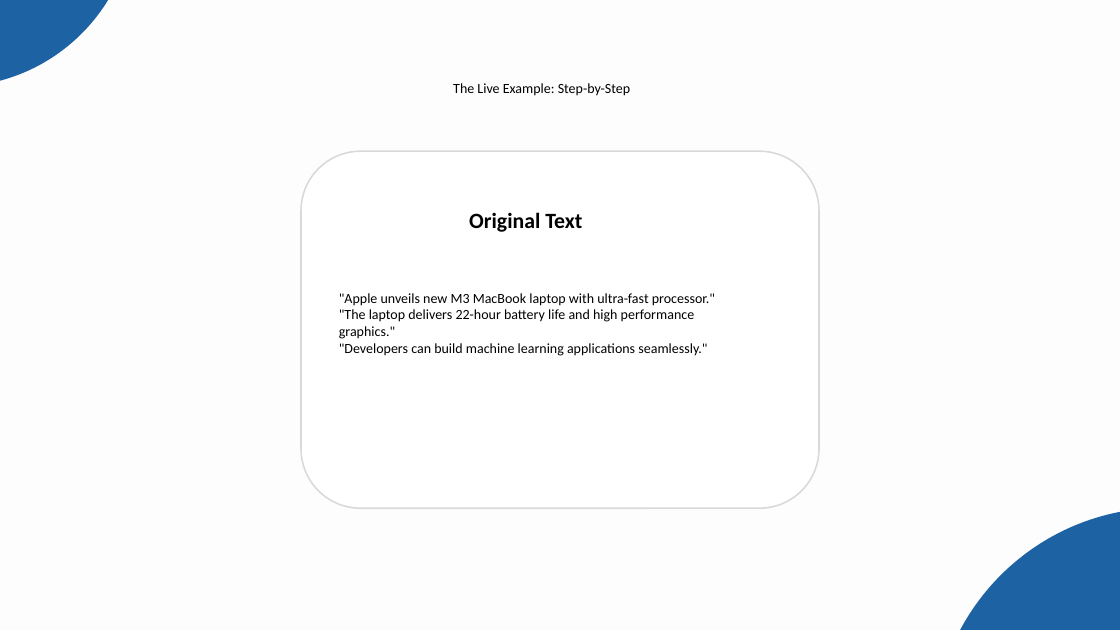
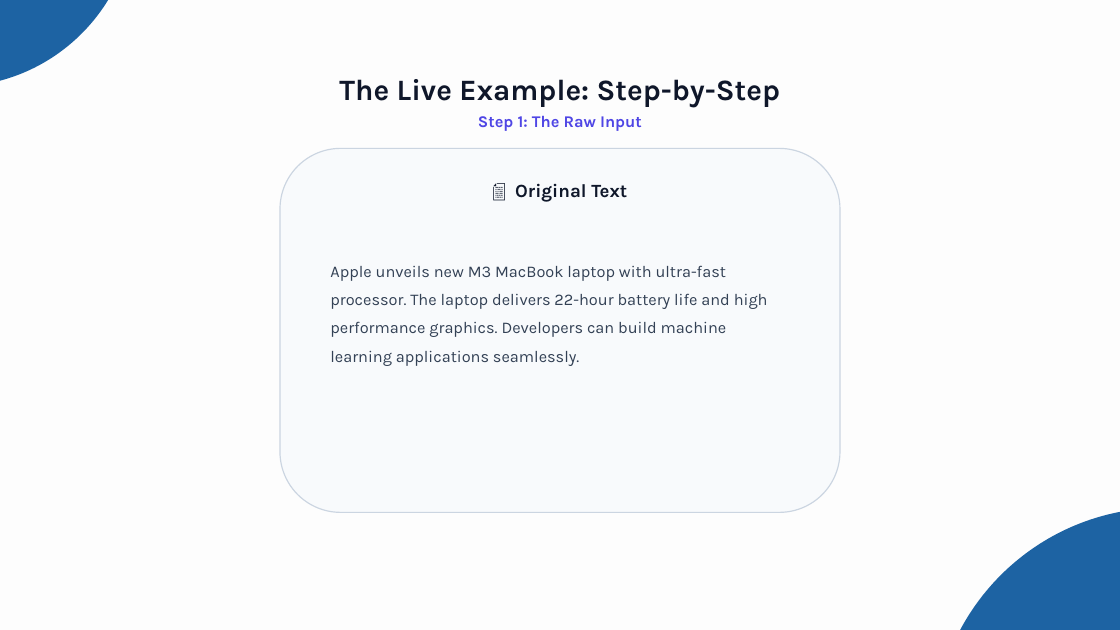
Before and after one commit to Abhijeet0848/NewsLens, a slide deck: slide 9 of docs/NewsScope_Presentation.pptx. Drawn at 1120x630 pixels with LibreOffice and Linux fonts; fonts in the diff are those of the drawing. Boxes give left, top, right and bottom in pixels: in the first picture for what was removed or moved away, otherwise in the second. Text is boxed around its words. In the diff, an @@ line names an element or a change of style, - is before the commit and + after.

```diff
--- a/docs/NewsScope_Presentation.pptx
+++ b/docs/NewsScope_Presentation.pptx
@@ text "The Live Example: Step-by-Step": place and size @@
-text "The Live Example: Step-by-Step" at box(453, 83, 630, 96)
+text "The Live Example: Step-by-Step" at box(339, 79, 780, 131)
@@ text at box(339, 79, 780, 108): size 18 to 38 pt, font Calibri to Karla, text colour #000000 to #0F172A, bold on in "The Live Example: Step-by-Step"; more space between paragraphs @@
@@ text at box(478, 116, 642, 131): paragraph added @@
+Step 1: The Raw Input
@@ rounded rectangle: place and size @@
-rounded rectangle at box(301, 151, 819, 508)
+rounded rectangle at box(280, 148, 840, 512)
@@ rounded rectangle at box(280, 148, 840, 512): fill #FFFFFF to #F8FAFC; outline #D9D9D9 2 pt to #CBD5E1 1.5 pt @@
@@ text at box(515, 183, 627, 202): text changed; size 28 to 24 pt; font Calibri to Karla; text colour #000000 to #0F172A @@
-Original Text
+📄 Original Text
@@ text at box(330, 265, 768, 366): text changed; size 18 to 21 pt; font Calibri to Karla; text colour #000000 to #334155 @@
-"Apple unveils new M3 MacBook laptop with ultra-fast processor."
-"The laptop delivers 22-hour battery life and high performance graphics."
-"Developers can build machine learning applications seamlessly."
+Apple unveils new M3 MacBook laptop with ultra-fast processor. The laptop delivers 22-hour battery life and high performance graphics. Developers can build machine learning applications seamlessly.
```
Also in this commit, not shown: 1 other slide changed, 1 slide added, 1 slide removed, 2 other files.
